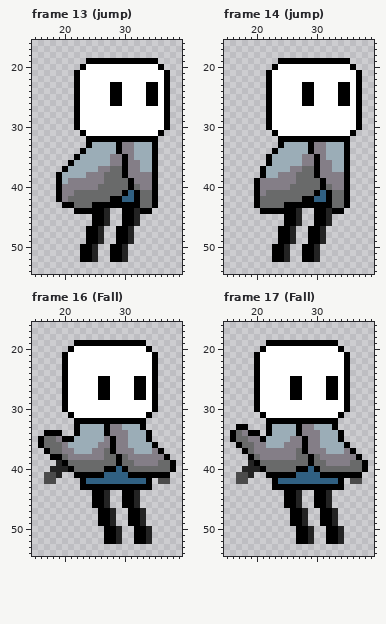
Pixel-art file: Assets/Sprites/Character.aseprite. Above: the version before the commit.
58x69 pixels, 20 frames. Shown: frame 13 (jump): x 15..39, y 16..54; frame 14 (jump): x 15..39, y 16..54; frame 16 (Fall): x 15..39, y 16..54; frame 17 (Fall): x 15..39, y 16..54. The commit also changed other frames, which this record leaves out.
Once edited:
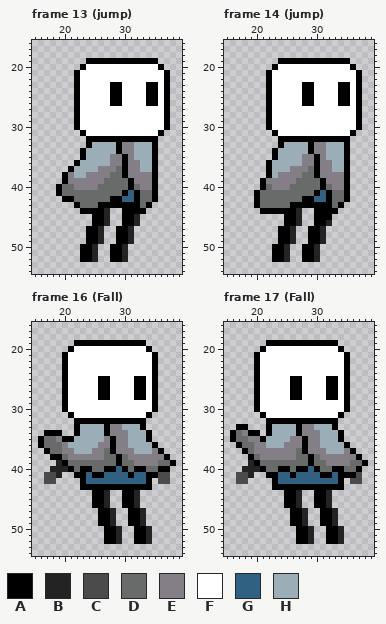
Palette (. is transparent): A #000000  B #232323  C #4b4b4b  D #696a6a  E #847e87  F #ffffff  G #306082  H #9badb7
Difference:
--- frame 13 (jump), layer "Layer 2"
@@ x 15..39 @@
 34 ........AHHHHHAEEHHHA....
-35 .......AHHHHHEEAEHHHA....
-36 ......AHHHHHHEEAEEHHA....
-37 .....AHHHHHEEDDAEEHHA....
-38 ....AHHHHEEEDDDAEEEEA....
-39 ....AHEEEEEEDDDDAEEEA....
-40 ....AEEEEEEDDDDDADEEA....
-41 ....AEEDDDDDDDDAGADDA....
-42 ....AEDDDDDDDAAGGADDA....
-43 .....AADDDAAAAAAAADDA....
-44 .......AAAAAB..AABAA.....
+35 ........AHHHHEEAEHHHA....
+36 .......AHHHHHEEAEEHHA....
+37 ......AHHHHEEEDAEEHHA....
+38 .....AEHHEEEEDDAEEEEA....
+39 .....AEEEEEEDDDDAEEEA....
+40 ....ADDEEEEDDDDDADEEA....
+41 ....ADDDDDDDDDDAGADDA....
+42 .....AADDDDDDAAGGADDA....
+43 .......ADDDAAAAAAADA.....
+44 ........AAAAB..AAAA......
 45 ..........AAB..AAB.......
--- frame 14 (jump), layer "Layer 2"
@@ x 15..39 @@
 34 ........AHHHHHAEEHHHA....
-35 .......AHHHHHEEAEHHHA....
+35 ........AHHHHEEAEHHHA....
 36 .......AHHHHHEEAEEHHA....
-37 ......AHHHHEEDDAEEHHA....
-38 ......AHHEEEDDDAEEEEA....
-39 .....AEEEEEEDDDDAEEEA....
-40 .....AEEEEEDDDDDADEEA....
-41 .....AEDDDDDDDDAGADDA....
+37 .......AHHHEEEDAEEHHA....
+38 .......AHEEEEDDAEEEEA....
+39 ......AEEEEEDDDDAEEEA....
+40 ......ADEEEDDDDDADEEA....
+41 .....ADDDDDDDDDAGADDA....
 42 .....ADDDDDDDAAGGADDA....
-43 .....ADDDDAAAAAAAADDA....
-44 ......AAAAAAB..AABAA.....
-45 ..........AAB..AAB.......
+43 .....ADDDDDAAAAAAADA.....
+44 ......AAAAAAB..AAAA......
+45 ..........AAB..AAA.......
 46 ..........AAB..AAB.......
--- frame 16 (Fall), layer "Layer 2"
@@ x 15..39 @@
 39 ....BADDDDDDDDADDEEEEDDA.
-40 ...BBBADDDDDAAGADDDDDDDA.
-41 ..CCB..AAAAAGGGGAAAAAAA..
+40 ...BBBADAADDAAGADAADDAA..
+41 ..CCB..AAGAAGGGGAGGAACC..
 42 ..CC....AGGGGGGGGGGA.CC..
--- frame 17 (Fall), layer "Layer 2"
@@ x 15..39 @@
 39 ....BADDDDDDDDADDEEEEDDA.
-40 ...BBBADDDDDAAGADDDDDDDA.
-41 ..CCB..AAAAAGGGGAAAAAAA..
+40 ...BBBADDAADAAGADDAADDA..
+41 ..CCB..AAGGAGGGGAAGAAAC..
 42 ..CC....AGGGGGGGGGGA.CC..
